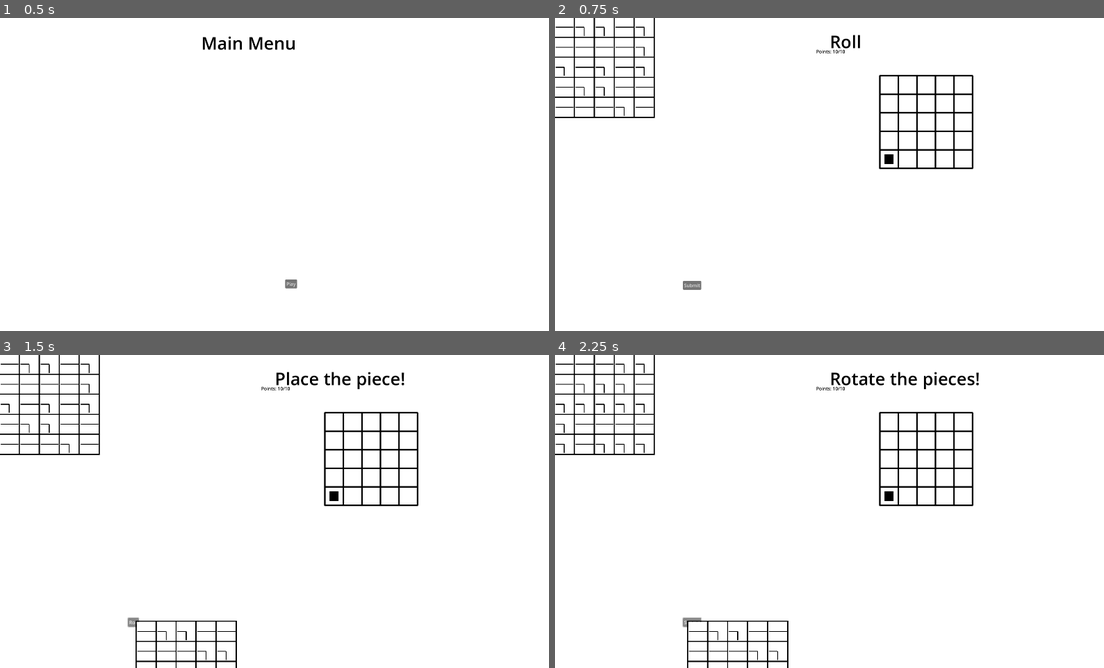
Above: before the commit, frames 1-4 (two rows, left to right).
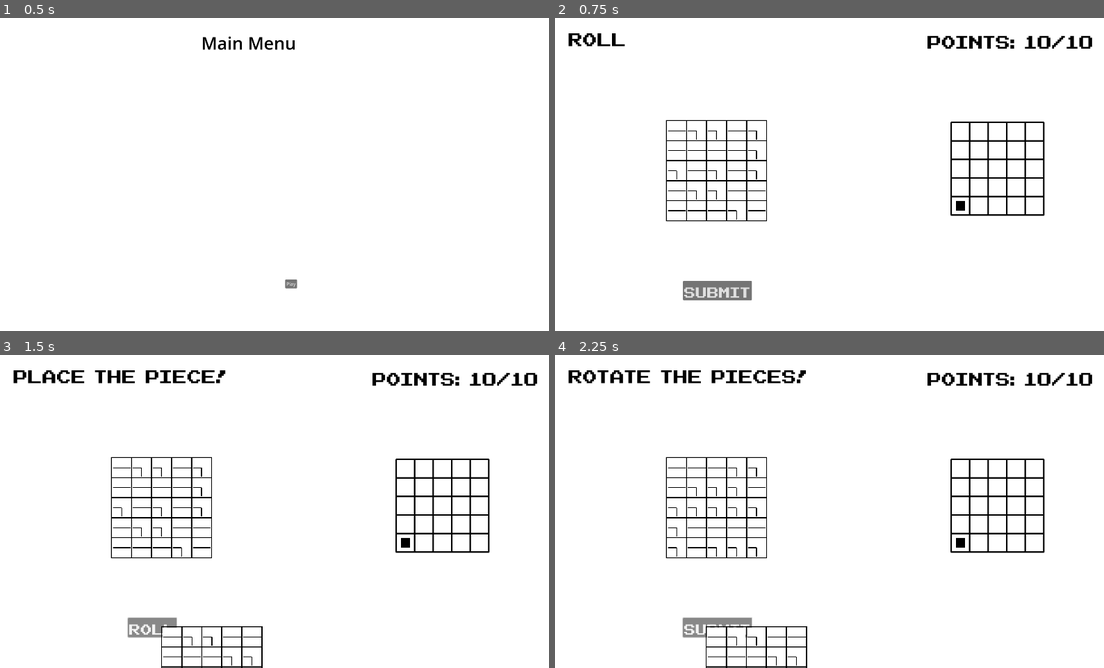
Above: after the commit, the same moments.

Repository: Peachball/gmtk-2025
Game: Godot game, scene res://scenes/menu.tscn
The game is run twice, just before and just after one commit, with the same random seed, the same clock (stepped at 60 frames per second) and the same inputs.
Inputs:
- Up to frame 1 (0.5 s): no input
- Up to frame 2 (0.75 s): click "Play" at 0.5 s
- Up to frame 3 (1.5 s): click "Submit" at 1.25 s
- Up to frame 4 (2.25 s): click "Roll" at 2 s

Frame 1 is identical in both runs. In frame 2, 6.6% of the frame differs, in the area x 0-98%, y 0-91%; in frame 3, 8.1%; in frame 4, 8.3%, in the area x 0-98%, y 0-100%.

Commit message:
add font and move ui elements around in the scene

Diff:
--- a/scenes/level.tscn
+++ b/scenes/level.tscn
@@ -1,43 +1,51 @@
-[gd_scene load_steps=4 format=3 uid="uid://hpewmm5q6vx"]
+[gd_scene load_steps=5 format=3 uid="uid://hpewmm5q6vx"]
 
 [ext_resource type="Script" uid="uid://dghhwhugu5ecp" path="res://scenes/level.gd" id="1_2q6dc"]
 [ext_resource type="PackedScene" uid="uid://jjl5ordimcp4" path="res://objects/slot_machine.tscn" id="2_w8frs"]
 [ext_resource type="PackedScene" uid="uid://yuuhuoojdr0t" path="res://objects/world_map.tscn" id="3_mx8sn"]
+[ext_resource type="FontFile" uid="uid://b274shtmu3nu3" path="res://NESCyrillic.ttf" id="4_mx8sn"]
 
 [node name="Level" type="Node2D"]
 script = ExtResource("1_2q6dc")
 metadata/_edit_lock_ = true
 
 [node name="SlotMachine" parent="." instance=ExtResource("2_w8frs")]
+position = Vector2(388, 357)
 
 [node name="WorldMap" parent="." instance=ExtResource("3_mx8sn")]
-position = Vector2(1122, 199)
+position = Vector2(1368, 360)
 
 [node name="RollSubmitButton" type="Button" parent="."]
 offset_left = 442.0
 offset_top = 907.0
 offset_right = 479.0
 offset_bottom = 938.0
+theme_override_fonts/font = ExtResource("4_mx8sn")
+theme_override_font_sizes/font_size = 80
 text = "Submit"
 metadata/_edit_lock_ = true
 
 [node name="PointLabel" type="Label" parent="."]
-offset_left = 902.0
-offset_top = 104.0
-offset_right = 1002.0
-offset_bottom = 133.0
+offset_left = 1286.0
+offset_top = 39.0
+offset_right = 1861.0
+offset_bottom = 113.0
 theme_override_colors/font_color = Color(0, 0, 0, 1)
+theme_override_fonts/font = ExtResource("4_mx8sn")
+theme_override_font_sizes/font_size = 100
 text = "Points: 10/10"
 
 [node name="StateLabel" type="Label" parent="."]
-offset_left = 949.0
-offset_top = 39.0
-offset_right = 989.0
-offset_bottom = 62.0
+offset_left = 47.0
+offset_top = 30.0
+offset_right = 247.0
+offset_bottom = 104.0
 theme_override_colors/font_color = Color(0, 0, 0, 1)
-theme_override_font_sizes/font_size = 60
+theme_override_fonts/font = ExtResource("4_mx8sn")
+theme_override_font_sizes/font_size = 100
 text = "Roll"
 
 [node name="HeldTiles" type="Node2D" parent="."]
+position = Vector2(388, 351)
 
 [connection signal="pressed" from="RollSubmitButton" to="." method="_on_roll_submit_button_pressed"]
Binary file added: NESCyrillic.ttf
Not shown, added: NESCyrillic.ttf.import
